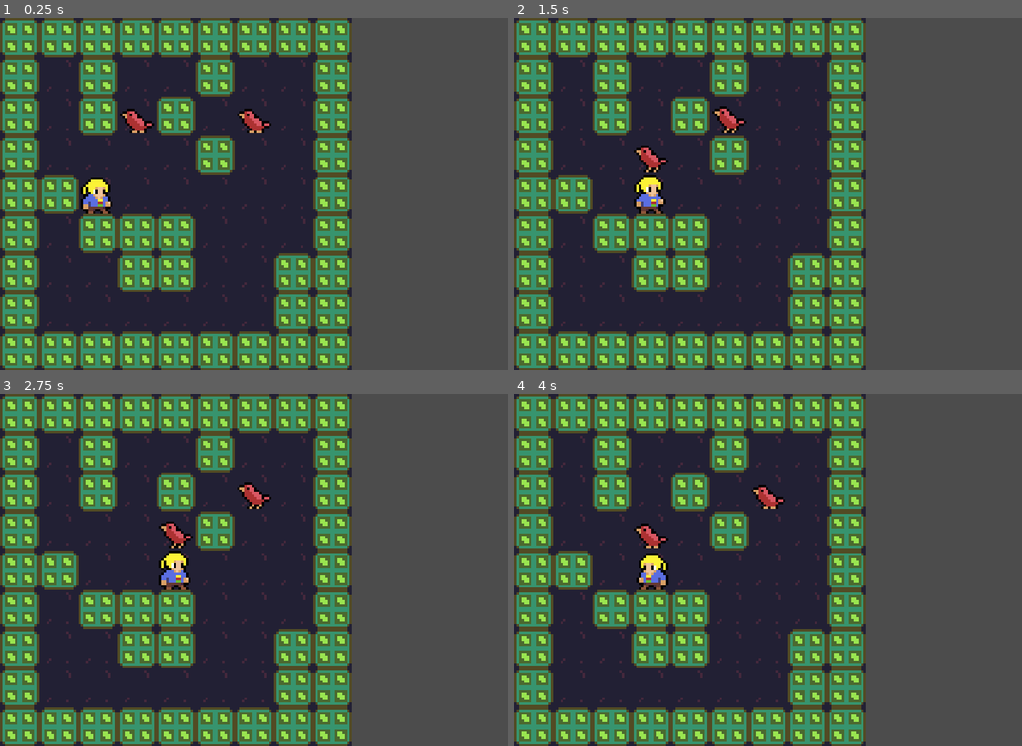
Above: before the commit, frames 1-4 (two rows, left to right).
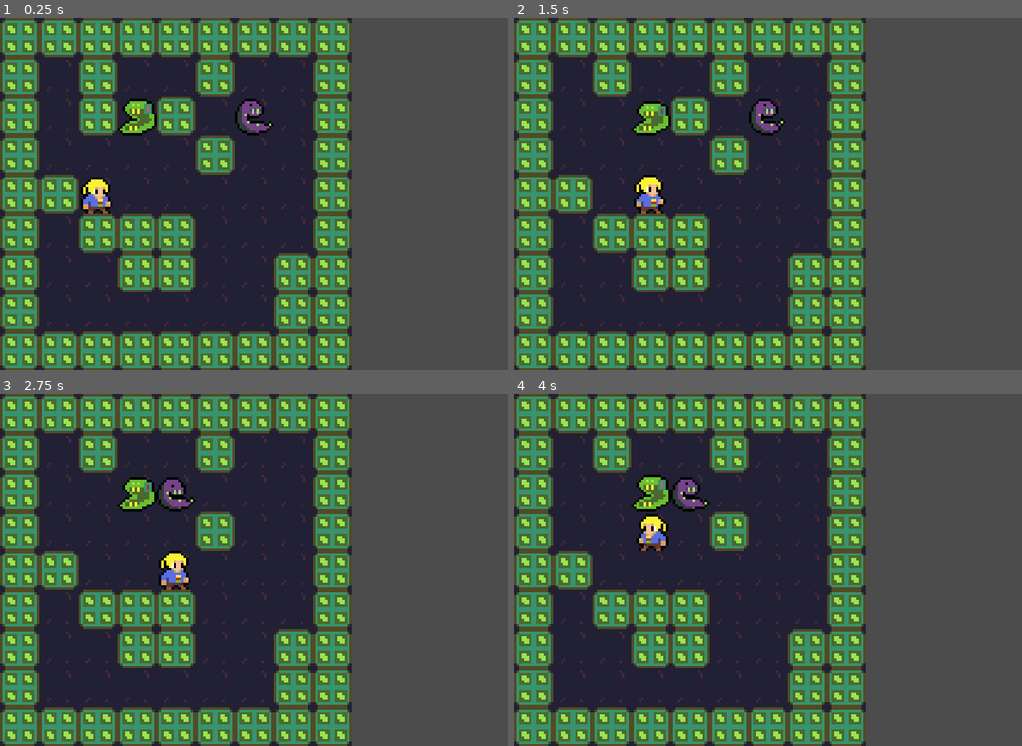
Above: after the commit, the same moments.

Repository: gueepo/godot_broughlike
Game: Godot game, scene res://Scenes/MainScene.tscn
Two runs of this game, one before a commit and one after it. Both use one fixed random seed, a clock stepped at 60 frames per second and the inputs below.
Inputs:
- Up to frame 1 (0.25 s): no input
- Up to frame 2 (1.5 s): hold Right (ui_right) 0.53-1.28 s; hold Down (ui_down) from 1.28 s (still down)
- Up to frame 3 (2.75 s): release Down (ui_down) at 2.03 s; hold Right (ui_right) from 2.03 s (still down)
- Up to frame 4 (4 s): release Right (ui_right) at 2.78 s; hold Up (ui_up) 2.78-3.53 s; hold Left (ui_left) from 3.53 s (still down)

The runs differ from the first frame. In frame 1, 1.1% of the frame differs, in the area x 23-54%, y 22-34%; in frame 2, 2.4%; in frame 3, 2.7%; in frame 4, 3.5%, in the area x 15-54%, y 22-56%.

Commit message:
adding behavior for eater, tank and snake

Diff:
--- a/broughlike/Scenes/Bird.gd
+++ b/broughlike/Scenes/Bird.gd
@@ -3,23 +3,3 @@
 func StartMonster():
 	print("initializing bird")
 	InitializeMonster(1)
-
-func TakeTurn():
-	var myTile = GetMyTile()
-	var playerTile = _mainSceneReference.GetPlayerTile()
-	var adjacentTiles = _mainSceneReference.GetPassableAdjacentNeighborsFromTile(myTile)
-	if(adjacentTiles.size() == 0):
-		return
-
-	# print("bird: mytile ", myTile, " - playerTile: ", playerTile, " - adjacent tiles: ", adjacentTiles)
-
-	# go over adjacent tiles and move to the closest towards the player
-	var distance = _mainSceneReference.ManhattanDistance(playerTile.position, adjacentTiles[0].position)
-	var positionToMove = adjacentTiles[0].position
-	for i in range(1, adjacentTiles.size()):
-		var newDistance = _mainSceneReference.ManhattanDistance(playerTile.position, adjacentTiles[i].position)
-		if(newDistance < distance):
-			distance = newDistance
-			positionToMove = adjacentTiles[i].position
-
-	MoveTo(positionToMove)
--- a/broughlike/Scenes/Eater.gd
+++ b/broughlike/Scenes/Eater.gd
@@ -5,5 +5,12 @@
 	InitializeMonster(1)
 
 func TakeTurn():
-	print("eater is taking a turn!")
-	pass
+	var myTile = GetMyTile()
+	var neighborWalls = _mainSceneReference.GetAdjacentWalls(myTile)
+
+	if neighborWalls.size() > 0:
+		var wall = neighborWalls[0]
+		wall.Eat()
+		Heal(1)
+	else:
+		.TakeTurn()
--- a/broughlike/Scenes/Jester.gd
+++ b/broughlike/Scenes/Jester.gd
@@ -5,5 +5,7 @@
 	InitializeMonster(2)
 
 func TakeTurn():
-	print("jester is taking a turn!")
-	pass
+	var tile = GetMyTile()
+	var adjacentTiles = _mainSceneReference.GetPassableAdjacentNeighborsFromTile(tile)
+	adjacentTiles.shuffle()
+	MoveTo(adjacentTiles[0].position)
--- a/broughlike/Scenes/MainScene.gd
+++ b/broughlike/Scenes/MainScene.gd
@@ -23,8 +23,7 @@
 # gameplay related variables
 var level = 1
 var numMonsters = 0
-var monsterBag = [birdMonsterObject]
-# var monsterBag = [birdMonsterObject, snakeMonsterObject, tankMonsterObject, eaterMonsterObject, jesterMonsterObject]
+var monsterBag = [birdMonsterObject, snakeMonsterObject, tankMonsterObject, eaterMonsterObject, jesterMonsterObject]
 var monstersOnScene = Array()
 
 func _ready():
@@ -113,6 +112,16 @@
 			passableTiles.append(tile)
 
 	return passableTiles
+
+func GetAdjacentWalls(tile):
+	var walls = Array()
+	var neighbors = GetAdjacentNeighbors(tile._internal_x, tile._internal_y)
+
+	for tile in neighbors:
+		if !tile.is_passable:
+			walls.append(tile)
+
+	return walls
 
 func GetPassableAdjacentNeighborsFromTile(tile):
 	return GetPassableAdjacentNeighbors(tile._internal_x, tile._internal_y)
@@ -178,18 +187,35 @@
 	if(monster._is_player):
 		UpdateAllMonsters()
 
+func DestroyMonster(monster):
+	if monster._is_player:
+		print("#todo: GAME OVER!")
+
+	var tile = GetTileMonsterIsAt(monster)
+	tile._monsterOnTile = null
+
+	var index = monstersOnScene.find(monster)
+	if index != -1:
+		monstersOnScene.remove(index)
+	monster.queue_free()
+
 func HandleCombat(monsterAttacking, combatPosition, damage):
 	var other = GetMonsterAt(combatPosition)
 
 	# avoiding so monsters attack themselves
 	if(monsterAttacking._is_player != other._is_player):
 		print(monsterAttacking.name, " deals ", damage, " damage on ", other.name)
+		other.DealDamage(1)
+		if(other._hp <= 0):
+			DestroyMonster(other)
 
 	if(monsterAttacking._is_player):
+		other._is_stunned = true
 		UpdateAllMonsters()
 
 func UpdateAllMonsters():
 	for m in monstersOnScene:
+		if m != null:
 			m.Update()
 
 
--- a/broughlike/Scenes/Monster_Base.gd
+++ b/broughlike/Scenes/Monster_Base.gd
@@ -5,6 +5,8 @@
 onready var _animatedSprite = $AnimatedSprite
 var _hp = 0
 var _is_player = false
+var _attacked_this_turn = false
+var _is_stunned = false
 
 func _ready():
 	amount_to_move = _mainSceneReference.TILE_SIZE
@@ -20,15 +22,37 @@
 	pass
 
 func Update():
+	if(_is_stunned):
+		_is_stunned = false
+		return
+
+	_attacked_this_turn = false
 	TakeTurn()
-	pass
 
 func TakeTurn():
-	pass
+	var myTile = GetMyTile()
+	var playerTile = _mainSceneReference.GetPlayerTile()
+	var adjacentTiles = _mainSceneReference.GetPassableAdjacentNeighborsFromTile(myTile)
+	if(adjacentTiles.size() == 0):
+		return
+
+	# print("bird: mytile ", myTile, " - playerTile: ", playerTile, " - adjacent tiles: ", adjacentTiles)
+
+	# go over adjacent tiles and move to the closest towards the player
+	var distance = _mainSceneReference.ManhattanDistance(playerTile.position, adjacentTiles[0].position)
+	var positionToMove = adjacentTiles[0].position
+	for i in range(1, adjacentTiles.size()):
+		var newDistance = _mainSceneReference.ManhattanDistance(playerTile.position, adjacentTiles[i].position)
+		if(newDistance < distance):
+			distance = newDistance
+			positionToMove = adjacentTiles[i].position
+
+	MoveTo(positionToMove)
 
 func MoveTo(position):
 	# 1. check to see if we will engage in combat
 	if _mainSceneReference.IsThereAMonsterAt(position):
+		_attacked_this_turn = true
 		_mainSceneReference.HandleCombat(self, position, 1)
 		return
 	# check if new position is valid
@@ -41,3 +65,9 @@
 
 func InitializeMonster(hp):
 	_hp = hp
+
+func DealDamage(damage):
+	_hp -= damage
+
+func Heal(healAmount):
+	_hp += healAmount
--- a/broughlike/Scenes/Snake.gd
+++ b/broughlike/Scenes/Snake.gd
@@ -5,5 +5,7 @@
 	InitializeMonster(1)
 
 func TakeTurn():
-	print("snake is taking a turn!")
-	pass
+	.TakeTurn()
+
+	if(!_attacked_this_turn):
+		.TakeTurn()
--- a/broughlike/Scenes/Tank.gd
+++ b/broughlike/Scenes/Tank.gd
@@ -5,5 +5,7 @@
 	InitializeMonster(3)
 
 func TakeTurn():
-	print("tank is taking a turn!")
-	pass
+	var startStunned = _is_stunned
+	.TakeTurn()
+	if(!startStunned):
+		_is_stunned = true
--- a/broughlike/Scenes/Tile.gd
+++ b/broughlike/Scenes/Tile.gd
@@ -14,3 +14,6 @@
 	is_passable = value
 	var rect_x_position = 32 if is_passable else 48
 	SpriteReference.region_rect = Rect2(Vector2(rect_x_position, 0), Vector2(16, 16))
+
+func Eat():
+	UpdatePassable(true)
